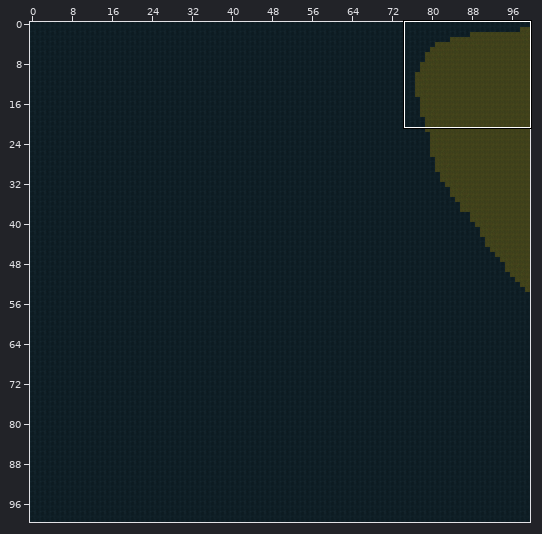
Two versions of a level (Tiled map (JSON), LostAndDivine.ClientMonoGame/Content/Sectors/1_7.tmj). Above: a wide view before the commit, with the close-up outlined.
Close-up. Before the edit:
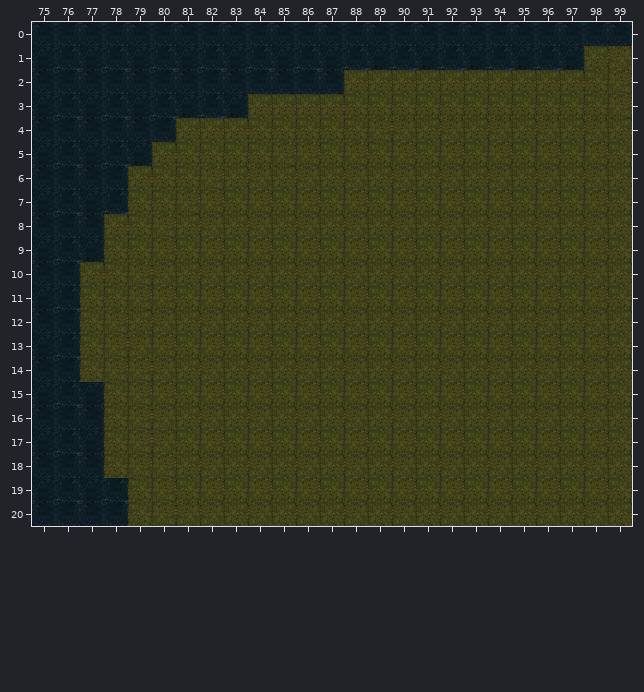
Cells are 64x64 px. Shown: x 75..99, y 0..20. The commit also changed other parts of the map, which this record leaves out.
Once edited:
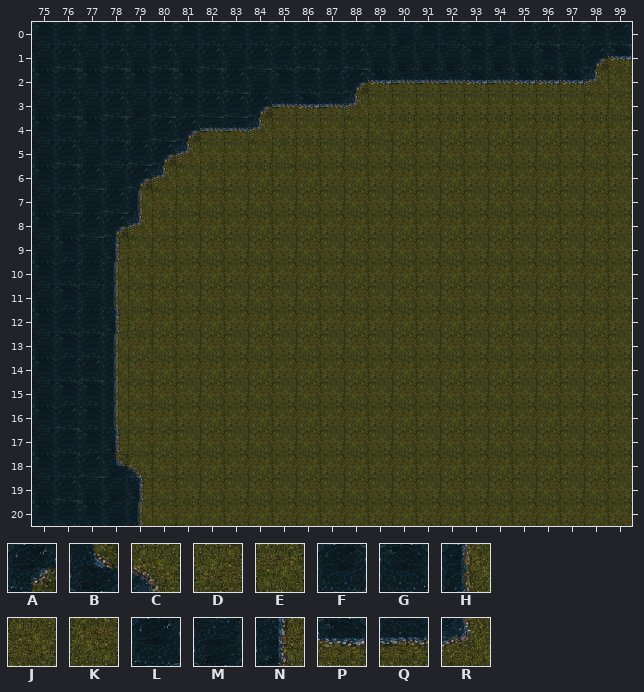
Key: from "World-Tilemap": A 10, B 40, C 71, D 91, E 92, F 99, G 100, H 101, J 121, K 122, L 129, M 130, N 131, P 159, Q 160, R 161.
_ is an empty cell.
Tiles replaced or removed in this view: D, E, F, G, J, K, L, M.
From old to new:
Changed rows in their new state; . is an unchanged cell.
Layer "Слой тайлов 1":
first column x 76:
 0 ..............M...MFLFGL
 1 .........F.G..M.MGM.G.AP
 2 .......LM..FAPQQQPQPPPR.
 3 .....G.LAQPQR...........
 4 ...MLAQQR...............
 5 ..FLAR..................
 6 .LMAR...................
 7 ...H....................
 8 MLAR....................
 9 G.N.....................
10 .FH.....................
11 GMH.....................
12 .FN.....................
13 GFH.....................
14 .LH.....................
15 GGH.....................
16 L.H.....................
17 FGN.....................
18 .LBC....................
19 ..MN....................
20 ..MH....................
Pixel boxes of the changes (left, top, right, bottom) in both close-ups:
changed: (56, 22, 632, 526)
